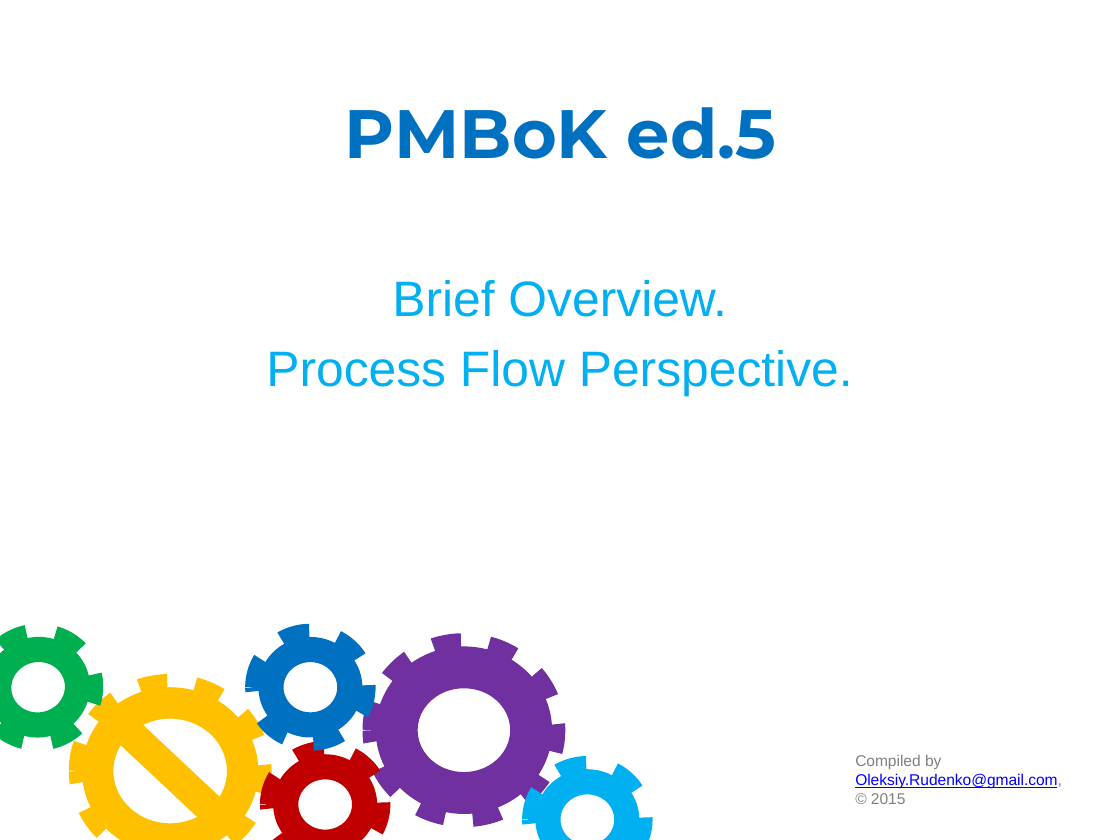
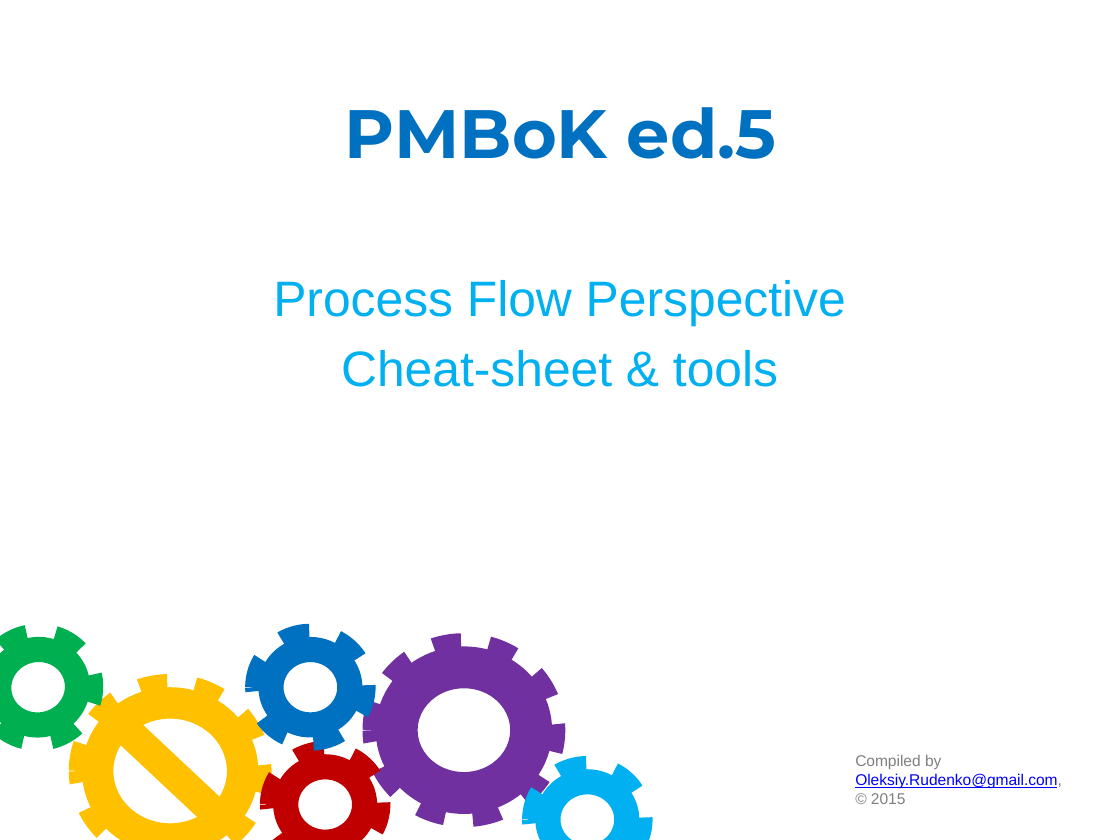
Before and after one commit to OleksiyRudenko/_under-development, a slide deck: slide 1 of PM.overview/PMBoK 5 Brief Overview -- Oleksiy Rudenko -- 150412.pptx. Drawn at 1120x840 pixels with LibreOffice and Linux fonts; fonts in the diff are those of the drawing. Boxes give left, top, right and bottom in pixels: in the first picture for what was removed or moved away, otherwise in the second. Text is boxed around its words. In the diff, an @@ line names an element or a change of style, - is before the commit and + after.

```diff
--- a/PM.overview/PMBoK 5 Brief Overview -- Oleksiy Rudenko -- 150412.pptx
+++ b/PM.overview/PMBoK 5 Brief Overview -- Oleksiy Rudenko -- 150412.pptx
@@ subtitle at [273, 280, 846, 387]: text changed @@
-Brief Overview.
-Process Flow Perspective.
+Process Flow Perspective
+Cheat-sheet & tools
```
Also in this commit, not shown: 1 other slide changed, 3 slides added, 2 other files.
